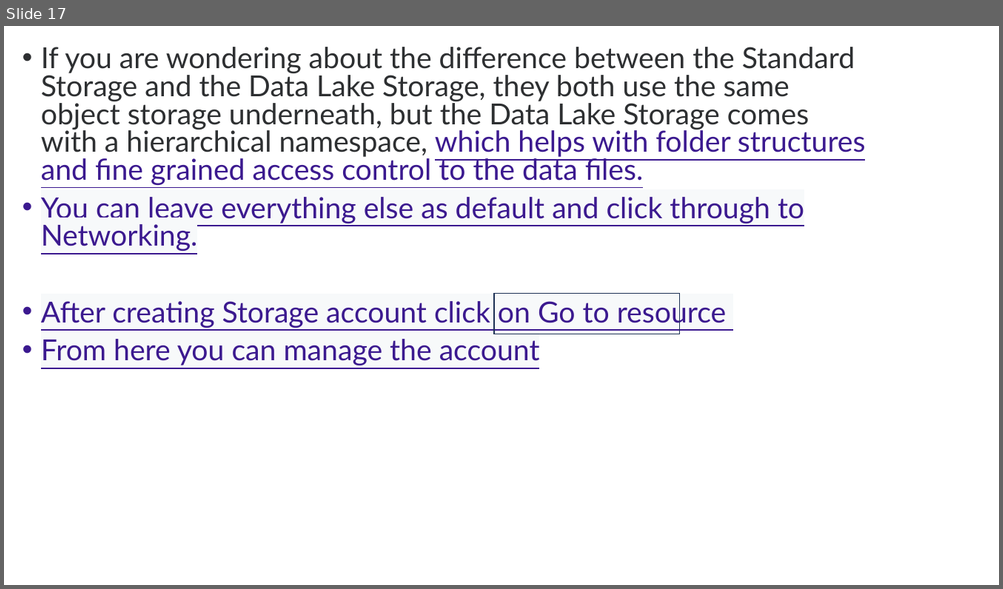
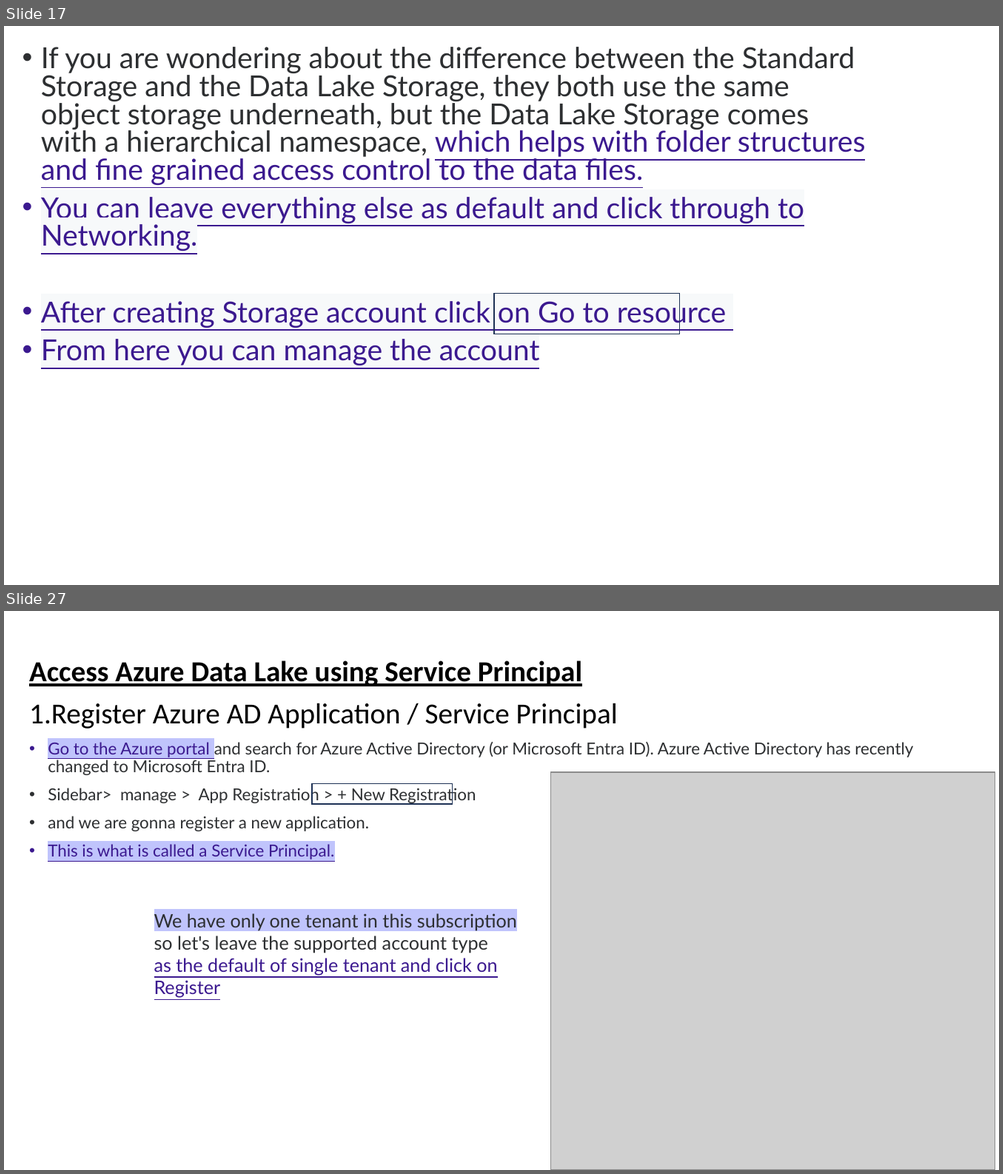
Before and after one commit to Hamza20203064/QuantumFlow-Databricks-ETL, a slide deck: Azure Databricks.pptx. Shown one above the other, each under a label of ours: slide 17 before the commit, slides 17 and 27 after it; the slides between them are not shown. The pictures are 1003x589 and 1003x1174 pixels, drawn with LibreOffice and Linux fonts; fonts in the diff are those of the drawing; grey boxes stand for pictures. Boxes give left, top, right and bottom in pixels: in the first picture for what was removed or moved away, otherwise in the second. Text is boxed around its words. In the diff, an @@ line names an element or a change of style, - is before the commit and + after.

Commit message:
Ingestion of data into the ingested or the processed layer.

```diff
--- a/Azure Databricks.pptx
+++ b/Azure Databricks.pptx
@@ slide 27 added at (x1=4, y1=611, x2=999, y2=1170), background #FFFFFF @@
@@ text added at (x1=29, y1=661, x2=913, y2=860), 16 pt, text #2D2F31 @@
+Access Azure Data Lake using Service Principal
+1. Register Azure AD Application / Service Principal
+• Go to the Azure portal and search for Azure Active Directory (or Microsoft Entra ID). Azure Active Directory has recently changed to Microsoft Entra ID.
+• Sidebar> manage > App Registration > + New Registration
+• and we are gonna register a new application.
+• This is what is called a Service Principal.
@@ rectangle added at (x1=312, y1=784, x2=452, y2=804), outline #1E3256 1 pt @@
@@ picture added at (x1=550, y1=772, x2=995, y2=1170) @@
@@ text added at (x1=154, y1=914, x2=517, y2=998), 18 pt, text #2D2F31 @@
+We have only one tenant in this subscription
+so let's leave the supported account type
+as the default of single tenant and click on Register
```
Also in this commit, not shown: 4 slides changed, 32 other slides added, 22 other files.
